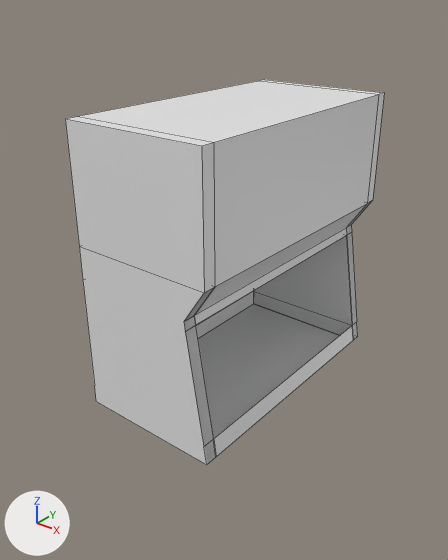
Two versions of the Blender file Modellen/Scenery/safety-kast-lab.blend, one commit apart.
One viewpoint serves both versions: a 50 mm camera at (7.09, -7.21, 6.34) aimed at (2.34, -1.27, 2.65). Lighting does not change. The marker at lower left points along +X, +Y and +Z. Mesh edges are drawn as thin lines.
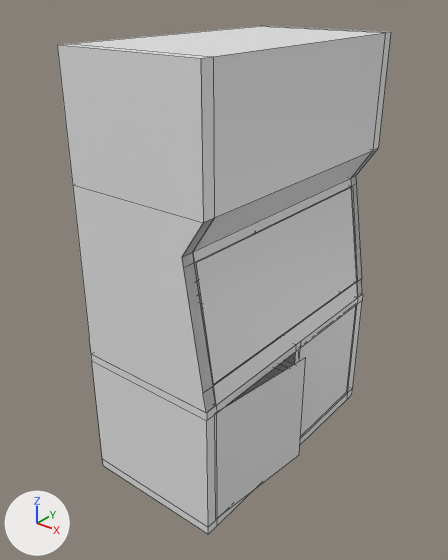
Edits to the bpy script that builds the scene:
```text
Change me_cube:
    used by ob_cube; location = (2.4, -1.02, 3.06); scale = (0.984, 1.89, 1.9)
    verts and faces of me_cube; kept vertices keep their numbers, new ones are numbered from 68
    remove me_cube.from_pydata(...)  # 68 vertices, 67 faces; spans x -1.0..1.0, y -1.0..1.0, z -1.0..1.0
    add me_cube.from_pydata(...)  # 128 vertices, 118 faces; spans x -1.01..1.18, y -1.0..1.0, z -2.0..1.0
    me_cube part 1: a new loose piece of 52 vertices spanning x -1.01..1.01, y -1.0..1.0, z -2.0..-1.0
    me_cube part 2
    add verts[68] = (0.73, -0.9, -0.09)  # pixel (195, 262)
    add verts[69] = (0.73, 0.92, -0.09)  # pixel (352, 186)
    add verts[70] = (0.96, -0.9, -0.86)  # pixel (213, 384)
    add verts[71] = (0.96, 0.92, -0.86)  # pixel (357, 280)
    add verts[72] = (0.99, -0.91, -1.94)  # pixel (215, 519)
    add verts[73] = (1.18, -0.03, -1.94)  # pixel (299, 454)
    add verts[74] = (0.99, -0.91, -1.06)  # pixel (214, 413)
    add verts[75] = (1.18, -0.03, -1.06)  # pixel (305, 357)
    add faces += [(68, 69, 71, 70), (72, 73, 75, 74)]
Change ob_cube:
    ob_cube.location: (2.4, -1.02, 3.06) -> (2.4, -1.02, 3.82)
```

Location of each change, (x1, y1, x2, y2) in pixels of the pictures (448 x 560 px):
'Cube', reshaped, moved (32% taller)
    before: (65, 80, 384, 465)
    after: (57, 26, 391, 534)
part 1 of me_cube, added
    after: (91, 292, 363, 534)
part 2 of me_cube, added
    after: (196, 186, 357, 518)
